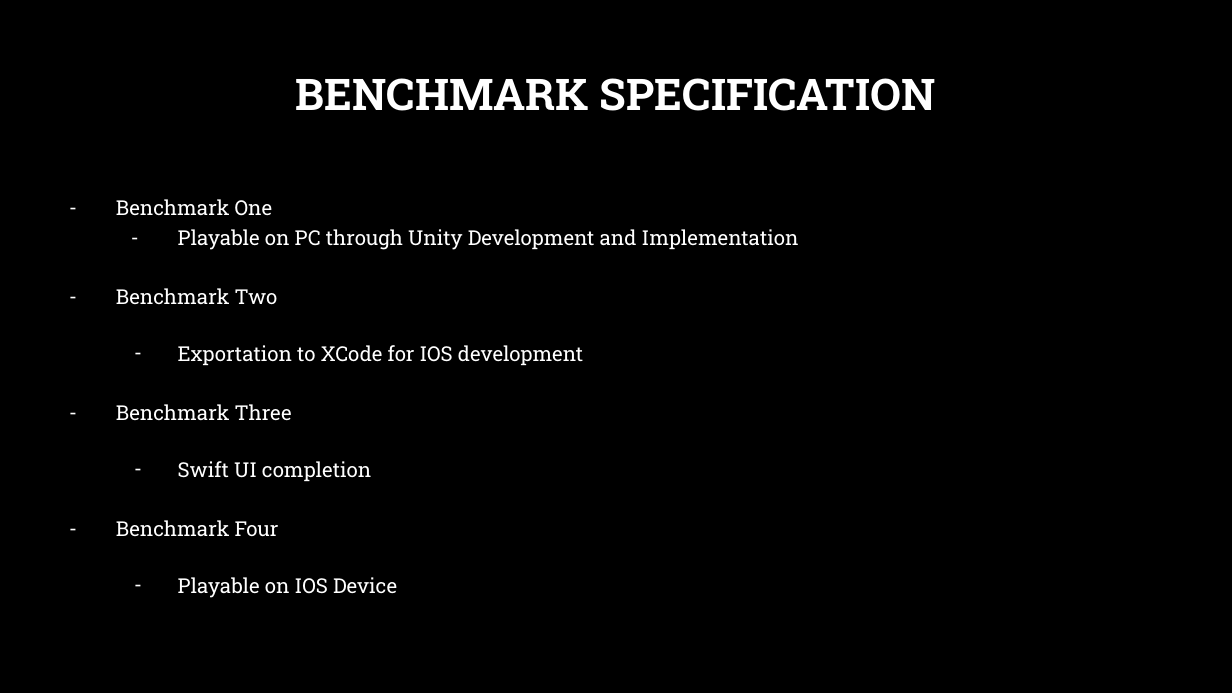
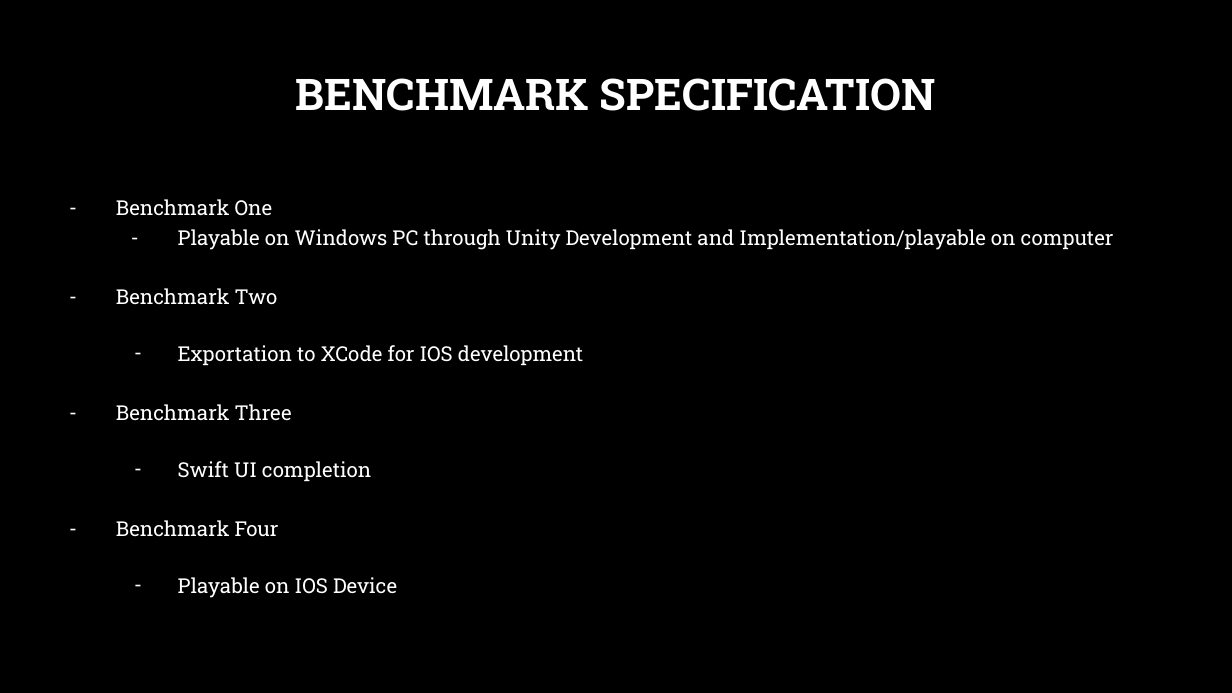
Before and after one commit to steveb1250/Devils_Grip_Proposal, a slide deck: slide 8 of CSC_520_Devils_Grip.pptx. Drawn at 1232x693 pixels with LibreOffice and Linux fonts; fonts in the diff are those of the drawing; background and template pictures are left out. Boxes give left, top, right and bottom in pixels: in the first picture for what was removed or moved away, otherwise in the second. Text is boxed around its words. In the diff, an @@ line names an element or a change of style, - is before the commit and + after.

```diff
--- a/CSC_520_Devils_Grip.pptx
+++ b/CSC_520_Devils_Grip.pptx
@@ text at (x1=178, y1=229, x2=1114, y2=250): text changed @@
-  – Playable on PC through Unity Development and Implementation
+  – Playable on Windows PC through Unity Development and Implementation/playable on computer
```
Also in this commit, not shown: 8 other slides changed, 2 other files.
